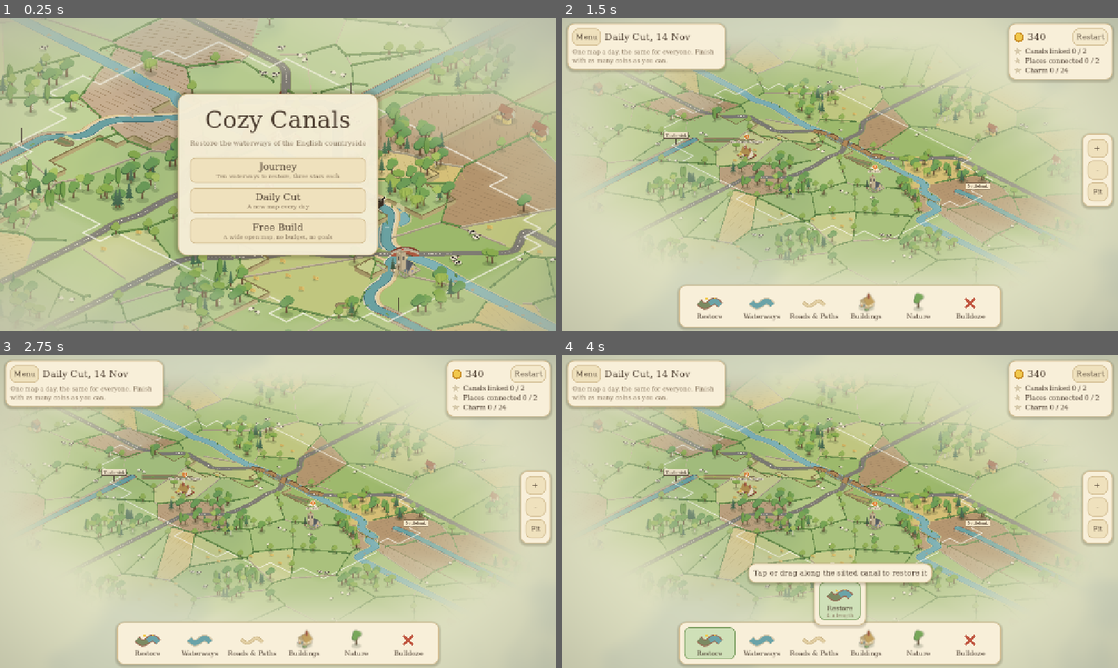
Above: before the commit, frames 1-4 (two rows, left to right).
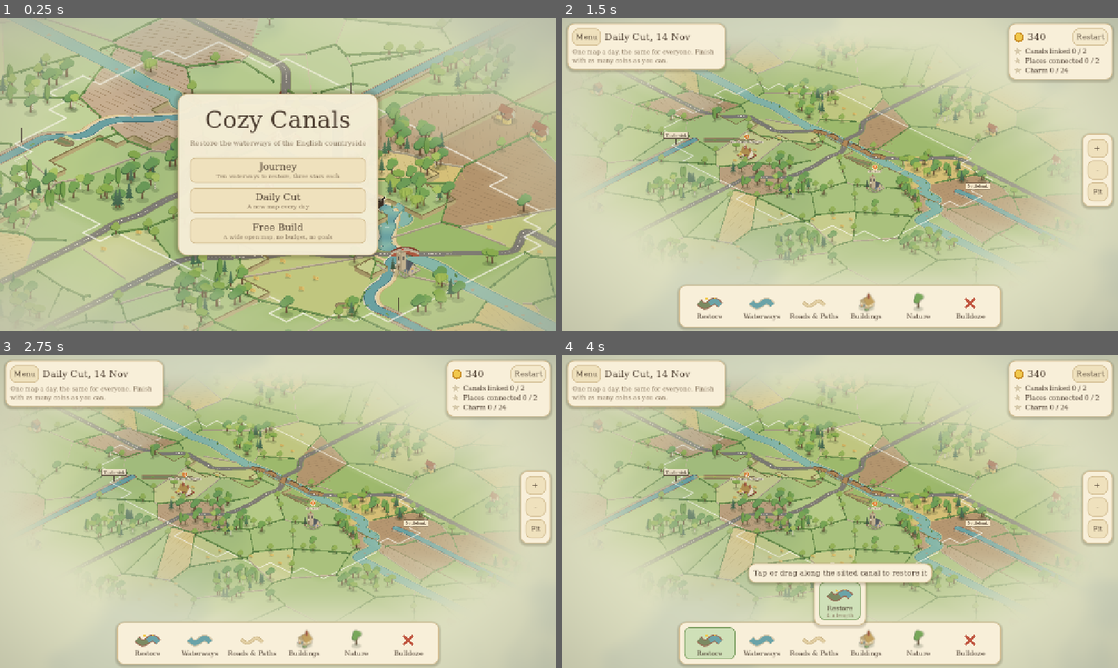
Above: after the commit, the same moments.

Repository: J45PER/CozyCanals
Game: Godot game, scene res://scenes/main.tscn
Same seed, same stepped clock (60 frames per second), same inputs: the game is played once before the commit and once after it.
Inputs (mouse positions are in pixels of both pictures, inside the frame that each line leads up to):
- Up to frame 1 (0.25 s): no input
- Up to frame 2 (1.5 s): click (840, 199) at 0.5 s; click "Restart" at 1.25 s
- Up to frame 3 (2.75 s): click "Restart" at 2 s
- Up to frame 4 (4 s): click "Restart" at 2.75 s; click (712, 642) at 3.52 s

The runs differ from the first frame. In frame 1, 1.0% of the frame differs, in the area x 5-100%, y 1-100%; in frame 2, 0.7%; in frame 3, 0.7%; in frame 4, 0.7%.

Commit message:
Wider rivers that blend into canals; remove sheep and cows; fix pan test
- Rivers are wider than canals and a lighter, greener water colour. Where
  a canal meets a river its mouth tapers open into the river, blending
  the colours and edging with no cap in between.
- Sheep and cows are gone (they looked odd and could be covered by roads);
  their sprites are removed from the set.
- The input test's pan check compared against a stale world version taken
  before its own drags had (rightly) dug canal; it now measures the pan
  alone and reports movement and build separately.
- Rebuilt the Android test APK.

Co-Authored-By: Claude Sonnet 5.5 <noreply@anthropic.com>
Claude-Session: https://claude.ai/code/session_01HsNQDJYuQP1M1yZVjh2sFJ

Diff:
--- a/assets/sprites/sprites.json
+++ b/assets/sprites/sprites.json
@@ -258,30 +258,6 @@
    "ax": 25,
    "ay": 18
   },
-  "sheep_a": {
-   "w": 25,
-   "h": 22,
-   "ax": 14,
-   "ay": 12
-  },
-  "sheep_b": {
-   "w": 25,
-   "h": 22,
-   "ax": 14,
-   "ay": 12
-  },
-  "cow_a": {
-   "w": 31,
-   "h": 25,
-   "ax": 16,
-   "ay": 14
-  },
-  "cow_b": {
-   "w": 29,
-   "h": 25,
-   "ax": 16,
-   "ay": 14
-  },
   "haybale_a": {
    "w": 25,
    "h": 21,
--- a/scripts/art.gd
+++ b/scripts/art.gd
@@ -20,8 +20,8 @@
 const STONE := Color("c9bea4")
 const HEDGE := Color("557c45")
 const HEDGE_LIGHT := Color("6f9450")
-const RIVER := Color("7fb4bd")
-const RIVER_EDGE := Color("5f98a3")
+const RIVER := Color("86b9b0")           # a touch lighter and greener than canal water
+const RIVER_EDGE := Color("64998f")
 const RIVER_BANK := Color("c6c79a")
 const WATER := Color("6aa3a8")
 const WATER_EDGE := Color("47767e")
@@ -57,6 +57,13 @@
 	func fan(pts: PackedVector2Array, col: Color) -> void:
 		for i in range(1, pts.size() - 1):
 			tri(pts[0], pts[i], pts[i + 1], col)
+
+	## A four-cornered patch with a colour at each corner, blended across it.
+	func quad_shaded(a: Vector2, b: Vector2, d: Vector2, e: Vector2, ca: Color, cb: Color, cd: Color, ce: Color) -> void:
+		v.append(a); v.append(b); v.append(d)
+		c.append(ca); c.append(cb); c.append(cd)
+		v.append(a); v.append(d); v.append(e)
+		c.append(ca); c.append(cd); c.append(ce)
 
 	## Convex polygon with a colour at each point, blended across it.
 	func fan_shaded(pts: PackedVector2Array, cols: PackedColorArray) -> void:
--- a/scripts/world_view.gd
+++ b/scripts/world_view.gd
@@ -31,6 +31,9 @@
 const BOAT_RUN := 6            # cells a boat travels through the countryside
 
 const CANAL_W := 0.2
+const RIVER_W := 0.34            # rivers are wider than canals
+const RIVER_EDGE_W := 0.385
+const RIVER_BANK_W := 0.45
 const BRICK_OLD := Color("9a6a55")       # Victorian engineering brick
 const BRICK_MOSSY := Color("857a5c")
 const STONE_NEW := Color("e2dccb")       # freshly laid coping
@@ -860,23 +863,64 @@
 	if world.in_bounds(c) and world.building(c) != B.NONE:
 		_emit_plot_ground(c, mb)
 
+	var river := _open_river(c)
+	if not river.is_empty():
+		_stroke(mb, c, river, RIVER_BANK_W, Art.hazed(Art.RIVER_BANK, fade), true, true)
+		_stroke(mb, c, river, RIVER_EDGE_W, Art.hazed(Art.RIVER_EDGE, fade), true, true)
+		_stroke(mb, c, river, RIVER_W, Art.hazed(Art.RIVER, fade), true, true)
+		if fade == 0.0 and Art.rnd(c.x, c.y, 9) > 0.6:
+			Art.stone(mb, _node(c, true) + Vector2(0.08, 0.1), z)
+
+
+# The river's directions through a cell that are still river: where it has
+# been made into canal, the canal replaces it.
+func _open_river(c: Vector2i) -> Array:
 	var river: Array = _river_dirs.get(c, [])
 	if _cont.has(c) and _cont[c][0] == "river":
 		river = _cont[c][1]
 	if world.in_bounds(c) and world.has_canal(c):
-		# Where the river has been made into canal, the canal replaces it;
-		# only stretches of river leading elsewhere are still drawn.
 		var rest := []
 		for d: Vector2 in river:
 			if world.link(c, c + Vector2i(d)) != L.CANAL:
 				rest.append(d)
-		river = rest
-	if not river.is_empty():
-		_stroke(mb, c, river, 0.36, Art.hazed(Art.RIVER_BANK, fade), true, true)
-		_stroke(mb, c, river, 0.29, Art.hazed(Art.RIVER_EDGE, fade), true, true)
-		_stroke(mb, c, river, 0.25, Art.hazed(Art.RIVER, fade), true, true)
-		if fade == 0.0 and Art.rnd(c.x, c.y, 9) > 0.6:
-			Art.stone(mb, _node(c, true) + Vector2(0.08, 0.1), z)
+		return rest
+	return river
+
+
+# A tapering strip from a cell's node out to where a canal leaves the cell,
+# fading from river colours and width into canal ones.
+func _flare(mb: Art.MB, node: Vector2, join: Vector2, w0: float, w1: float, c0: Color, c1: Color, z: float) -> void:
+	var dir := (join - node)
+	if dir.length() < 0.001:
+		return
+	var n := Vector2(-dir.y, dir.x).normalized()
+	var prev_l := Art.iso(node + n * w0, z)
+	var prev_r := Art.iso(node - n * w0, z)
+	var prev_c := c0
+	for i in range(1, 7):
+		var t := i / 6.0
+		var p := node.lerp(join, t)
+		var w := lerpf(w0, w1, t)
+		var col := c0.lerp(c1, smoothstep(0.0, 1.0, t))
+		var l := Art.iso(p + n * w, z)
+		var r := Art.iso(p - n * w, z)
+		mb.quad_shaded(prev_l, l, r, prev_r, prev_c, col, col, prev_c)
+		prev_l = l
+		prev_r = r
+		prev_c = col
+
+
+# A canal cell that river also runs through is a junction: the canal opens
+# out into the wider river water, blending its colours and edging.
+func _emit_river_blend(c: Vector2i, canal: Array, aged: Array, mb: Art.MB, z: float) -> void:
+	var node := _node(c)
+	for i in canal.size():
+		var d: Vector2 = canal[i]
+		var join := _join(c, Vector2i(d))
+		var rim: Color = BRICK_OLD if aged[i] else STONE_NEW
+		_flare(mb, node, join, RIVER_BANK_W, CANAL_W + 0.09, Art.RIVER_BANK, rim, z)
+		_flare(mb, node, join, RIVER_EDGE_W, CANAL_W + 0.03, Art.RIVER_EDGE, Art.WATER_EDGE, z)
+		_flare(mb, node, join, RIVER_W, CANAL_W, Art.RIVER, Art.WATER, z)
 
 
 # A cell with a line or building on it, where field details and hedges stop.
@@ -1042,10 +1086,16 @@
 				_band(mb, _join(c, Vector2i(from)), node, _join(c, Vector2i(outs[i])), layer[0], layer[1], z, z, z,
 					layer[3] if (from_aged and outs_aged[i]) else layer[2])
 
-	_stroke(mb, c, canal, CANAL_W + 0.09, STONE_NEW, false, false, aged, BRICK_OLD)
-	_stroke(mb, c, canal, CANAL_W + 0.05, STONE_NEW.darkened(0.08), false, false, aged, Art.COPING)
-	_stroke(mb, c, canal, CANAL_W + 0.03, Art.WATER_EDGE, false)
-	_stroke(mb, c, canal, CANAL_W, Art.WATER, false)
+	var meets_river := not _open_river(c).is_empty()
+	if not (meets_river and canal.size() == 1):
+		_stroke(mb, c, canal, CANAL_W + 0.09, STONE_NEW, false, false, aged, BRICK_OLD)
+		_stroke(mb, c, canal, CANAL_W + 0.05, STONE_NEW.darkened(0.08), false, false, aged, Art.COPING)
+		_stroke(mb, c, canal, CANAL_W + 0.03, Art.WATER_EDGE, false)
+		_stroke(mb, c, canal, CANAL_W, Art.WATER, false)
+	if meets_river:
+		# A canal that ends in a river has no cap of its own: its mouth opens
+		# straight out into the river.
+		_emit_river_blend(c, canal, aged, mb, z)
 	if Art.rnd(c.x, c.y, 44) > 0.75 and canal.size() == 2 and not world.is_bridge(c) and not world.features.has(c):
 		Art.lilies(mb, node, z, c.x + c.y * 3)
 	if world.features.get(c, "") == "basin":
@@ -1583,18 +1633,14 @@
 	sprites.append_array(mine)
 
 
-# Animals, bales and the odd tree in the fields.
+# Hay bales and the odd tree in the fields.
 func _emit_field_life(c: Vector2i, mine: Array, fade: float) -> void:
 	var o := Vector2(c)
 	var z := _zc(c)
 	var seed := c.x * 92821 + c.y * 68917
 	var field: Dictionary = _fields[_cell_field[c]]
 	var roll := Art.rnd(c.x, c.y, 99)
-	if field.kind == 0 and roll > 0.84:
-		var animal := "cow" if roll > 0.94 else "sheep"
-		for j in 1 + int(Art.rnd(seed, 2, 2) > 0.4):
-			_put(mine, Sprites.pick(animal, seed + j), o + Vector2(0.3 + 0.4 * j, 0.35 + 0.3 * Art.rnd(seed, j, 4)), z, fade)
-	elif field.kind == 3 and roll > 0.65:
+	if field.kind == 3 and roll > 0.65:
 		_put(mine, "haybale_a", o + Vector2(0.3 + 0.4 * Art.rnd(c.x, c.y, 5), 0.3 + 0.4 * Art.rnd(c.x, c.y, 6)), z, fade)
 	elif roll < 0.03:
 		_put(mine, Sprites.pick("oak", seed), o + Vector2(0.5, 0.5), z, fade)
--- a/tests/test_input.gd
+++ b/tests/test_input.gd
@@ -148,8 +148,11 @@
 	await _tap_control(main._cat_buttons[main.category])
 	_expect("closing the category puts the tool down", main.tool == T.PAN and not main._sub_bar.visible)
 	var at: Vector2 = main.view.position
+	var pan_before: int = world.version
 	await _drag([Vector2(640, 300), Vector2(500, 260)])
-	_expect("one-finger drag pans with no tool", main.view.position.distance_to(at) > 50.0 and world.version == before)
+	print("  pan moved ", main.view.position.distance_to(at), " px, tool=", main.tool, ", world changed=", world.version != pan_before)
+	_expect("one-finger drag pans with no tool", main.view.position.distance_to(at) > 50.0)
+	_expect("panning builds nothing", world.version == pan_before)
 	main.recentre()
 	await create_timer(0.6).timeout
 	_expect("fit returns to the map", main.view.position.distance_to(at) < 2.0)
Binary file removed: assets/sprites/cow_a.png
Not shown, removed: assets/sprites/cow_a.png.import
Binary file removed: assets/sprites/cow_b.png
Not shown, removed: assets/sprites/cow_b.png.import
Binary file removed: assets/sprites/sheep_a.png
Not shown, removed: assets/sprites/sheep_a.png.import
Binary file removed: assets/sprites/sheep_b.png
Not shown, removed: assets/sprites/sheep_b.png.import
Binary file added: docs/river.png
Binary file changed: docs/sprites.png
Not shown, changed: builds/CozyCanals.apk
